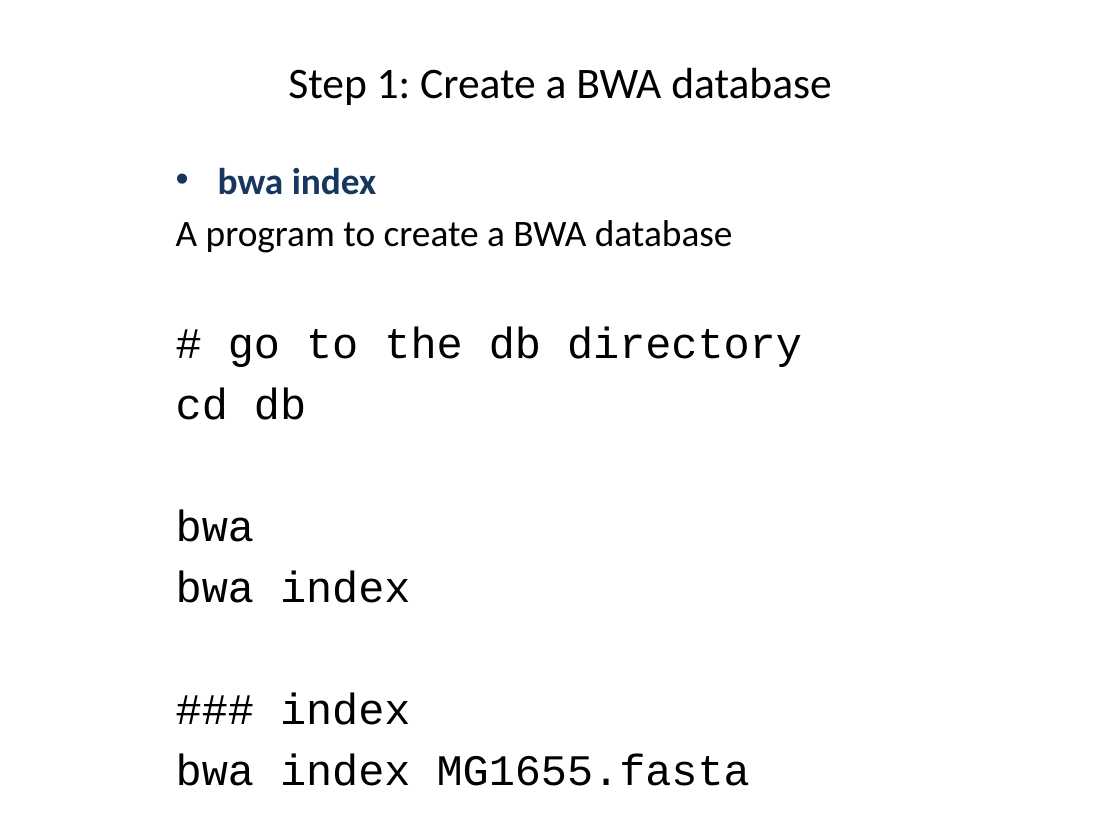
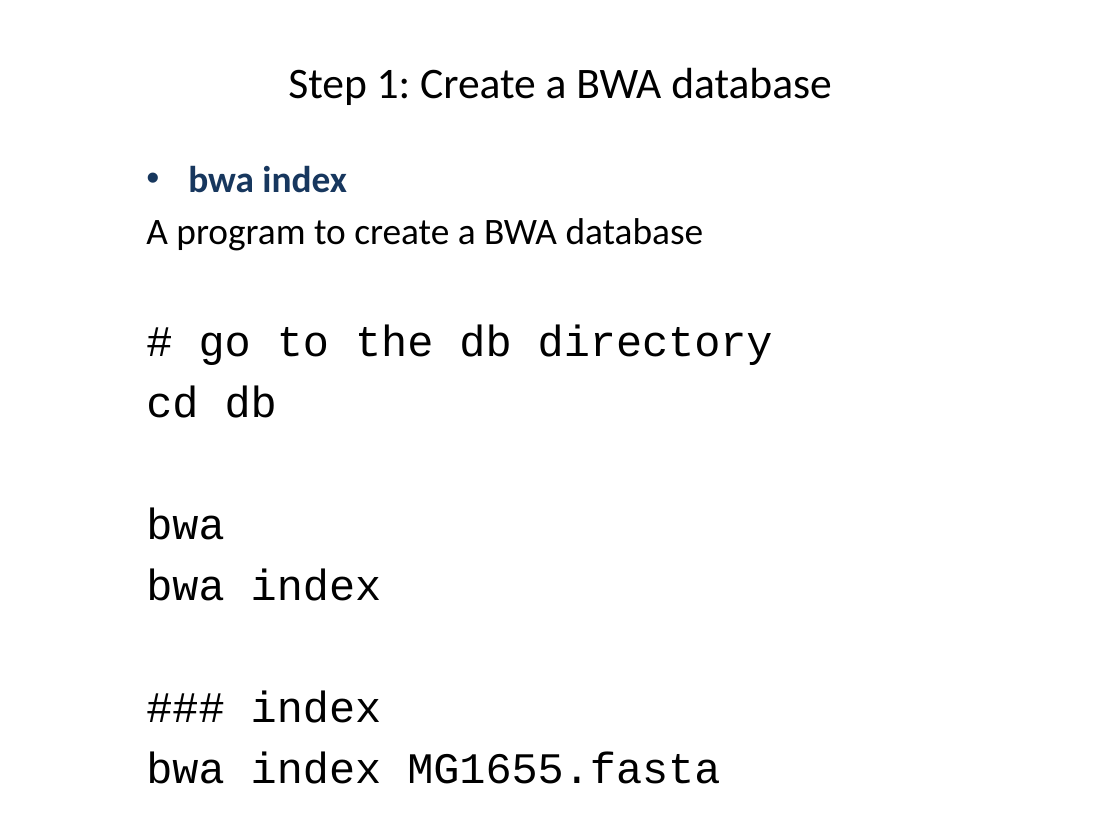
Before and after one commit to liu3zhenlab/teaching, a slide deck: slide 21 of PLPTH813Bioinformatis/2021/labs/lab05_alignment.pptx. Drawn at 1120x840 pixels with LibreOffice and Linux fonts; fonts in the diff are those of the drawing. Boxes give left, top, right and bottom in pixels: in the first picture for what was removed or moved away, otherwise in the second. Text is boxed around its words. In the diff, an @@ line names an element or a change of style, - is before the commit and + after.

```diff
--- a/PLPTH813Bioinformatis/2021/labs/lab05_alignment.pptx
+++ b/PLPTH813Bioinformatis/2021/labs/lab05_alignment.pptx
@@ text "bwa index": place and size @@
-text "bwa index" at bbox=[176, 167, 802, 786]
+text "bwa index" at bbox=[146, 165, 773, 784]
```
Also in this commit, not shown: 5 other slides changed, 1 other file.
